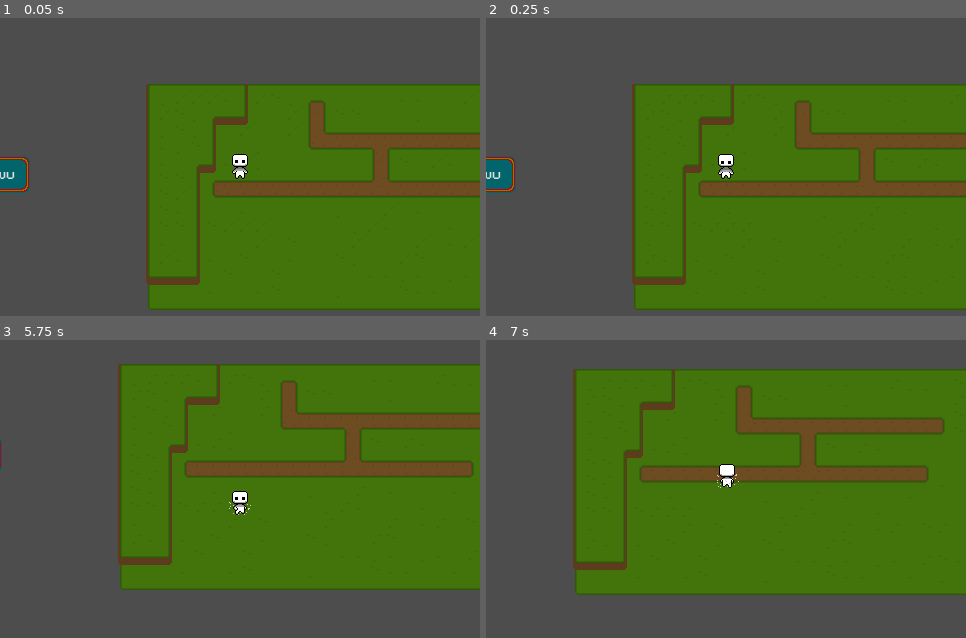
Above: before the commit, frames 1-4 (two rows, left to right).
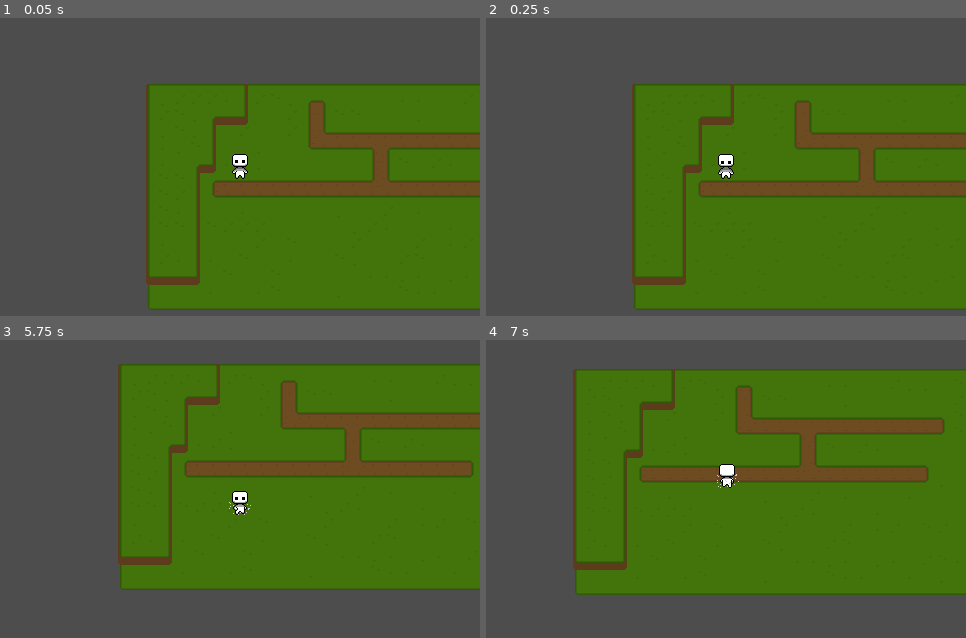
Above: after the commit, the same moments.

Repository: sanchedev/hamuq-kawsay
Game: Godot game, scene res://scenes/test.tscn
The game is run twice, just before and just after one commit, with the same random seed, the same clock (stepped at 60 frames per second) and the same inputs. Before the commit the project has no main scene; this scene is started directly in both runs.
Inputs:
- Up to frame 1 (0.05 s): no input
- Up to frame 2 (0.25 s): no input
- Up to frame 3 (5.75 s): tap Enter at 0.5 s; hold D (right) 0.53-1.28 s; hold Ctrl (run) 0.53-1.28 s; hold S (down) 1.28-2.03 s; tap Ctrl (run) at 1.35, 2.85, 4.35 s; hold D (right) 2.03-2.78 s; hold Ctrl (run) 2.03-2.78 s; hold W (up) 2.78-3.53 s; hold Ctrl (run) 3.53-4.28 s; hold A (left) 3.53-5.03 s; hold S (down) from 5.03 s (still down); hold Ctrl (run) from 5.03 s (still down)
- Up to frame 4 (7 s): release S (down) at 5.78 s; release Ctrl (run) at 5.78 s; hold D (right) 5.78-6.53 s; tap Ctrl (run) at 5.85 s; hold W (up) from 6.53 s (still down); hold Ctrl (run) from 6.53 s (still down)

The runs differ from the first frame. In frame 1, 0.8% of the frame differs, in the area x 0-7%, y 46-59%; in frame 2, 0.8%; in frame 3, less than 0.1%; in frame 4, nothing differs.

Commit message:
Acomodando

Diff:
--- a/project.godot
+++ b/project.godot
@@ -11,6 +11,7 @@
 [application]
 
 config/name="Qhipa kaq inka"
+run/main_scene="uid://b5dxa2i5gsjd3"
 config/features=PackedStringArray("4.4", "GL Compatibility")
 config/icon="res://icon.svg"
 
--- a/resources/theme.tres
+++ b/resources/theme.tres
@@ -1,13 +1,3 @@
-[gd_resource type="Theme" load_steps=3 format=3 uid="uid://b0j58xyoa75ce"]
-
-[ext_resource type="Texture2D" uid="uid://dtifvcy1q4br8" path="res://assets/ui/hud/button/normal.png" id="1_d4nwg"]
-
-[sub_resource type="StyleBoxTexture" id="StyleBoxTexture_7ct1h"]
-texture = ExtResource("1_d4nwg")
-texture_margin_left = 8.0
-texture_margin_top = 8.0
-texture_margin_right = 8.0
-texture_margin_bottom = 8.0
+[gd_resource type="Theme" format=3 uid="uid://b0j58xyoa75ce"]
 
 [resource]
-Button/styles/normal = SubResource("StyleBoxTexture_7ct1h")
--- a/scenes/test.tscn
+++ b/scenes/test.tscn
@@ -15,10 +15,3 @@
 
 [node name="Player" parent="." instance=ExtResource("2_bl13t")]
 position = Vector2(35, 22)
-
-[node name="Button" type="Button" parent="."]
-offset_left = -270.0
-offset_top = 15.0
-offset_right = -175.0
-offset_bottom = 52.0
-text = "Hola uwu"
Binary file removed: assets/ui/hud/button/normal.png
Not shown, changed: assets/ui/hud/buttons/example/normal.png.import
